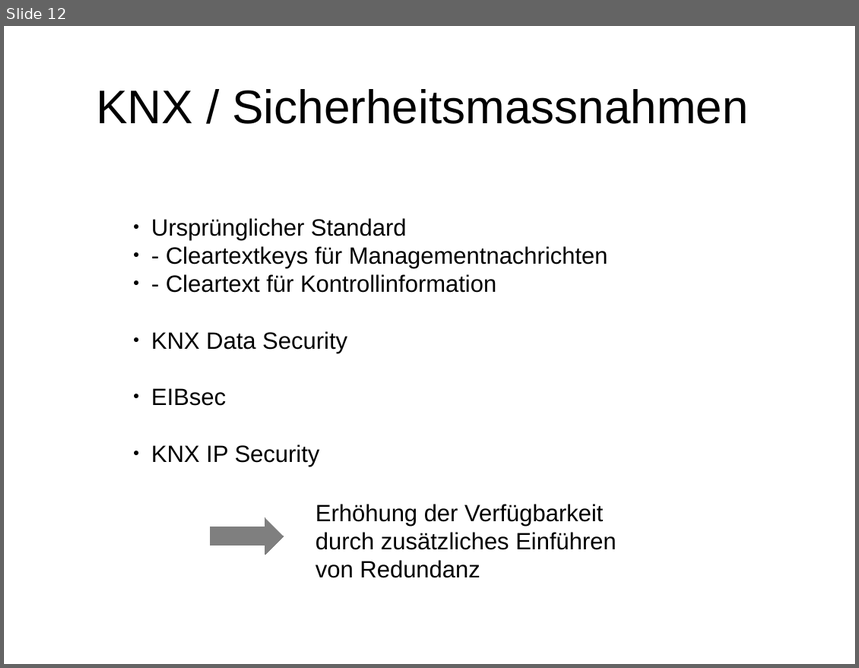
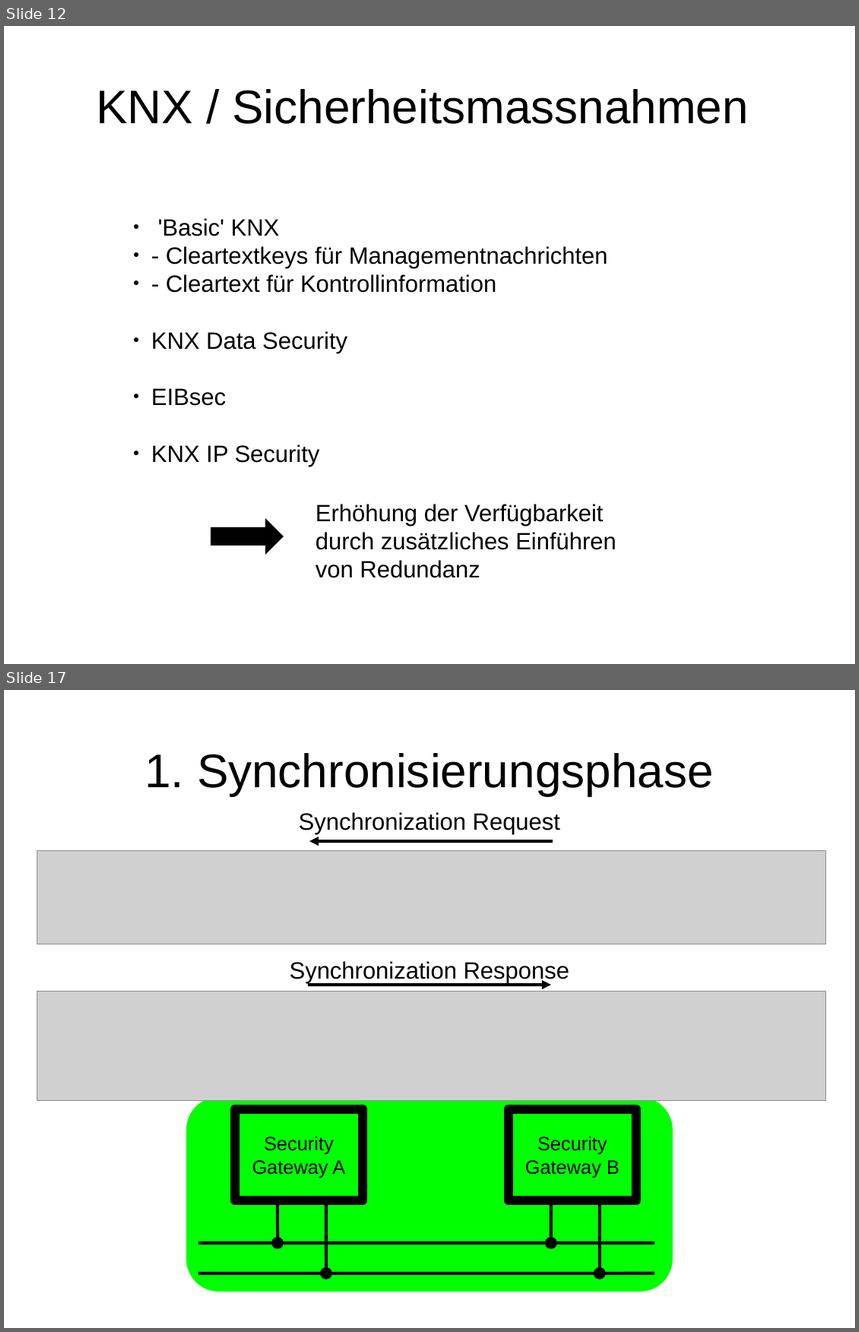
Before and after one commit to hglanzer/knxSec, a slide deck: Praesentation/KNX praesentation.odp. Shown one above the other, each under a label of ours: slide 12 before the commit, slides 12 and 17 after it; the slides between them are not shown. The pictures are 859x668 and 859x1332 pixels, drawn with LibreOffice and Linux fonts; fonts in the diff are those of the drawing; grey boxes stand for pictures; background and template pictures are left out. Boxes give left, top, right and bottom in pixels: in the first picture for what was removed or moved away, otherwise in the second. Text is boxed around its words. In the diff, an @@ line names an element or a change of style, - is before the commit and + after.

```diff
--- a/Praesentation/KNX praesentation.odp
+++ b/Praesentation/KNX praesentation.odp
@@ slide 17 added at <box>4,690,855,1328</box>, background picture (left out) @@
@@ title added at <box>145,753,714,796</box>, 44 pt, text #000000 @@
+1. Synchronisierungsphase
@@ text added at <box>299,812,560,834</box>, 22 pt, text #000000 @@
+Synchronization Request
@@ arrow added from (553, 841) to (310, 841), #000000 2.83 pt @@
@@ picture added at <box>37,851,826,944</box> @@
@@ text added at <box>290,961,569,983</box>, 22 pt, text #000000 @@
+Synchronization Response
@@ arrow added from (308, 985) to (552, 985), #000000 2.83 pt @@
@@ picture added at <box>37,992,826,1102</box> @@
@@ rounded rectangle added at <box>186,1098,673,1293</box>, fill #00FF00 @@
@@ rectangle added at <box>235,1110,363,1201</box>, outline #000000 8.5 pt, 18 pt, text #000000 @@
+Security
+Gateway A
@@ rectangle added at <box>509,1110,636,1201</box>, outline #000000 8.5 pt, 18 pt, text #000000 @@
+Security
+Gateway B
@@ line added from (278, 1201) to (278, 1244), #000000 2.83 pt @@
@@ line added from (326, 1201) to (326, 1274), #000000 2.83 pt @@
@@ line added from (552, 1201) to (552, 1244), #000000 2.83 pt @@
@@ line added from (601, 1201) to (601, 1274), #000000 2.83 pt @@
@@ line added from (655, 1244) to (199, 1244), #000000 2.83 pt @@
@@ ellipse added at <box>272,1238,284,1250</box>, fill #000000 @@
@@ ellipse added at <box>545,1238,558,1250</box>, fill #000000 @@
@@ line added from (655, 1274) to (199, 1274), #000000 2.83 pt @@
@@ ellipse added at <box>320,1268,332,1280</box>, fill #000000 @@
@@ ellipse added at <box>594,1268,607,1280</box>, fill #000000 @@
@@ slide 12 changed as well @@
@@ text at <box>158,218,280,237</box>: text changed @@
-● Ursprünglicher Standard
+● 'Basic' KNX
@@ right arrow at <box>211,518,284,555</box>: fill #000000 at 50% opacity to #000000; outline #808080 0 pt to none @@
```
Also in this commit, not shown: 13 other slides changed, 12 other slides added, 4 slides removed, 33 other files.
